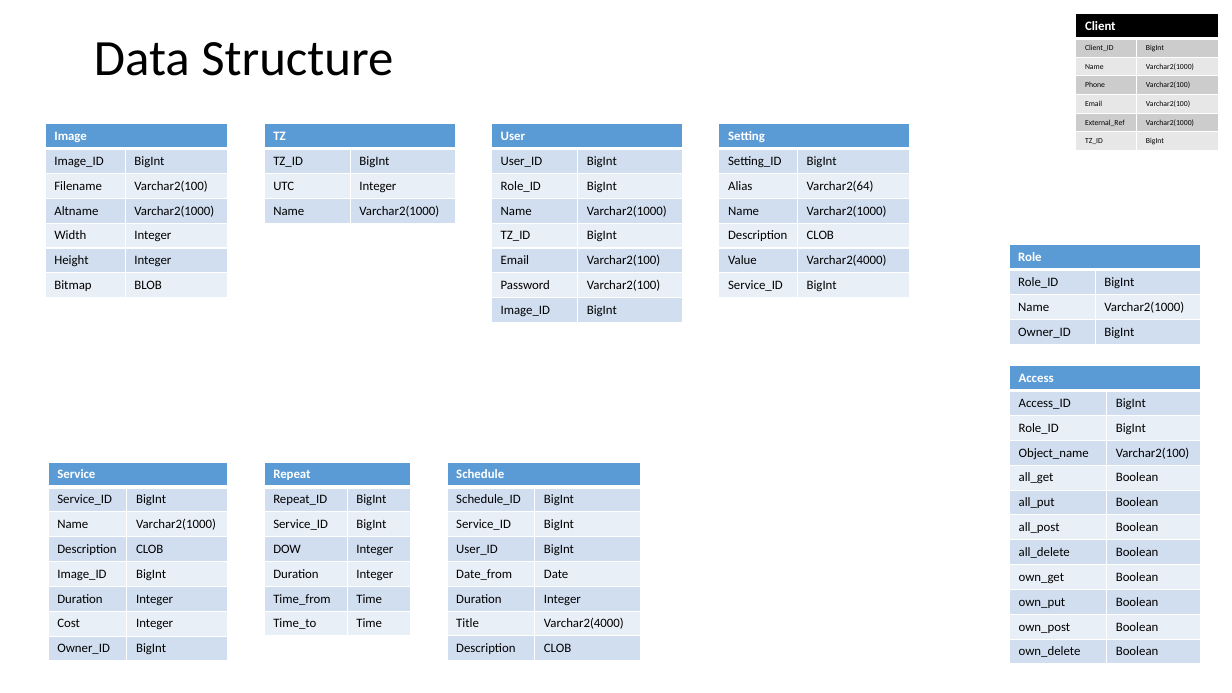
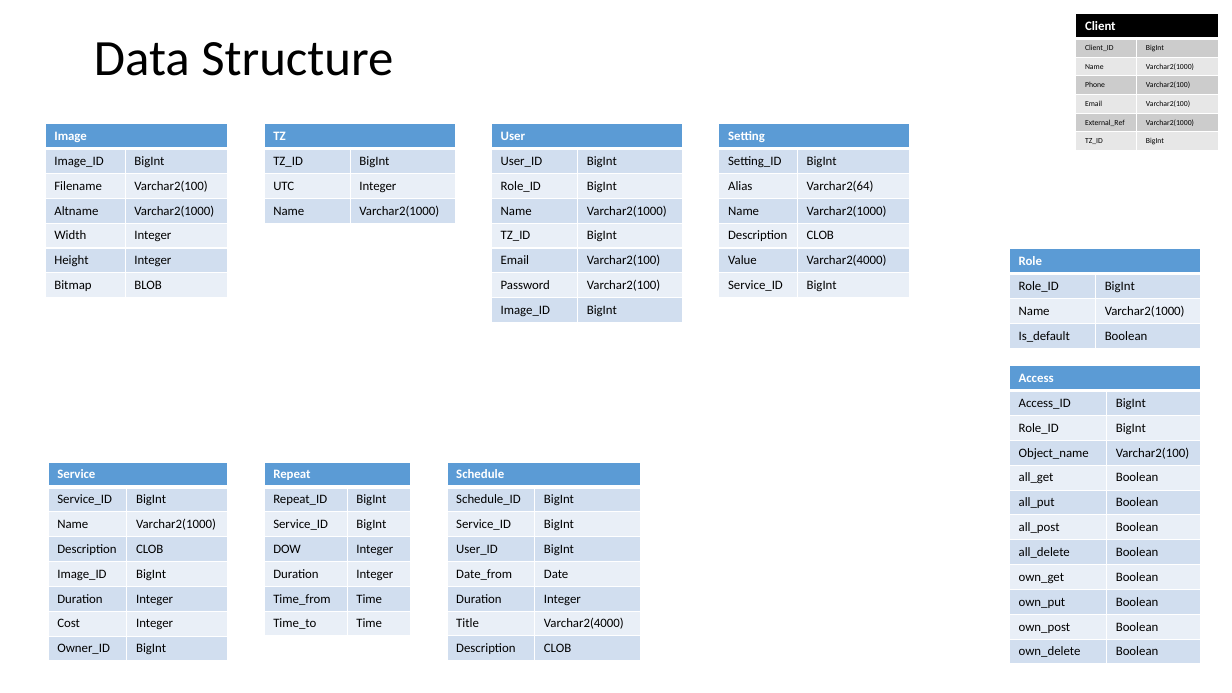
Before and after one commit to grigory-lobkov/timerec, a slide deck: slide 2 of src/main/webapp/TimeRec.pptx. Drawn at 1232x693 pixels with LibreOffice and Linux fonts; fonts in the diff are those of the drawing. Boxes give left, top, right and bottom in pixels: in the first picture for what was removed or moved away, otherwise in the second. Text is boxed around its words. In the diff, an @@ line names an element or a change of style, - is before the commit and + after.

```diff
--- a/src/main/webapp/TimeRec.pptx
+++ b/src/main/webapp/TimeRec.pptx
@@ table at [1009, 249, 1201, 348] @@
-row 4, column 1: Owner_ID
+row 4, column 1: Is_default
-row 4, column 2: BigInt
+row 4, column 2: Boolean
@@ table: place and size @@
-table at [1009, 245, 1201, 344]
+table at [1009, 249, 1201, 348]
```
Also in this commit, not shown: 30 other files.
